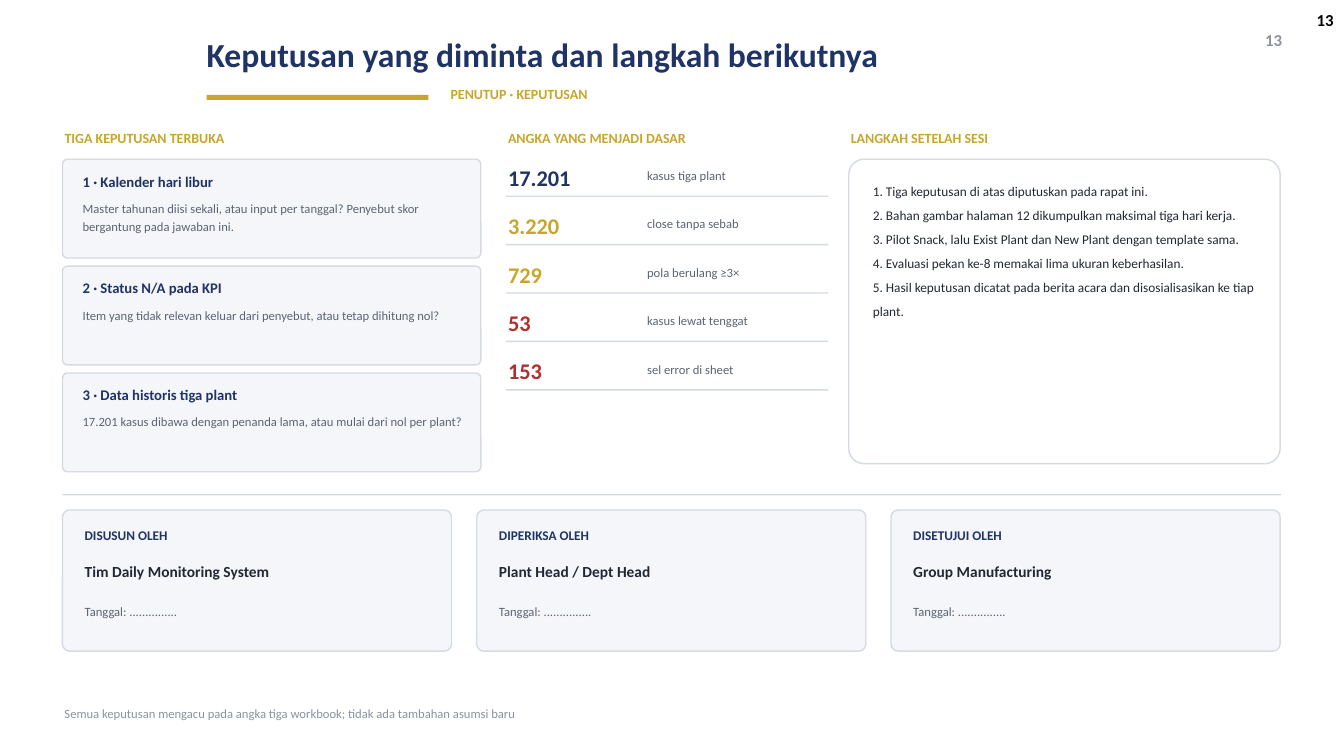
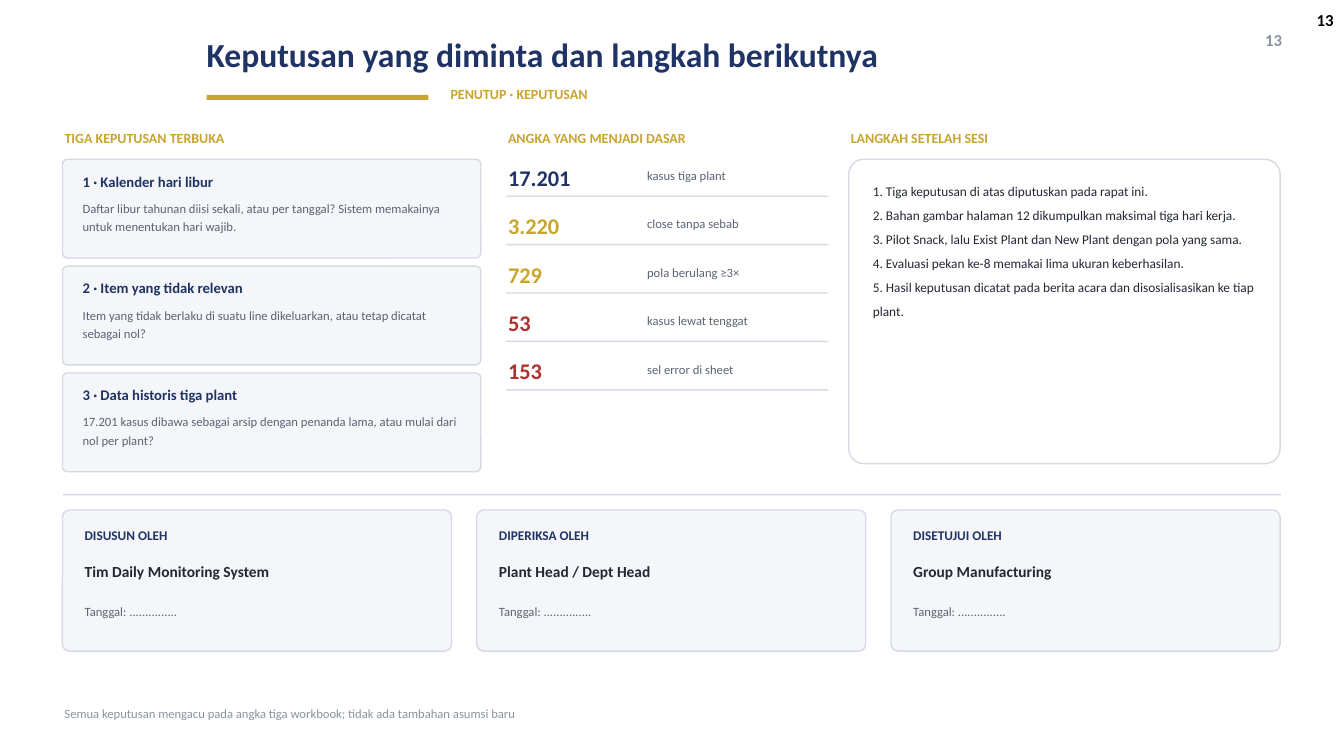
Before and after one commit to GalaxyDust/DailyMonitoringSystem_App, a slide deck: slide 13 of docs/DMS_Digitalisasi_v1.pptx. Drawn at 1344x756 pixels with LibreOffice and Linux fonts; fonts in the diff are those of the drawing; background and template pictures are left out. Boxes give left, top, right and bottom in pixels: in the first picture for what was removed or moved away, otherwise in the second. Text is boxed around its words. In the diff, an @@ line names an element or a change of style, - is before the commit and + after.

Commit message:
docs(ppt): geser fokus deck dari rumus ke peran sistem menggantikan pekerjaan manual

```diff
--- a/docs/DMS_Digitalisasi_v1.pptx
+++ b/docs/DMS_Digitalisasi_v1.pptx
@@ text at (83, 204, 440, 233): text changed @@
-Master tahunan diisi sekali, atau input per tanggal? Penyebut skor bergantung pada jawaban ini.
+Daftar libur tahunan diisi sekali, atau per tanggal? Sistem memakainya untuk menentukan hari wajib.
@@ text at (873, 234, 1242, 247): text changed @@
-3. Pilot Snack, lalu Exist Plant dan New Plant dengan template sama.
+3. Pilot Snack, lalu Exist Plant dan New Plant dengan pola yang sama.
@@ text at (83, 282, 243, 296): text changed @@
-2 · Status N/A pada KPI
+2 · Item yang tidak relevan
@@ text at (83, 311, 426, 340): text changed @@
-Item yang tidak relevan keluar dari penyebut, atau tetap dihitung nol?
+Item yang tidak berlaku di suatu line dikeluarkan, atau tetap dicatat sebagai nol?
@@ text at (83, 417, 457, 447): text changed @@
-17.201 kasus dibawa dengan penanda lama, atau mulai dari nol per plant?
+17.201 kasus dibawa sebagai arsip dengan penanda lama, atau mulai dari nol per plant?
```
Also in this commit, not shown: 10 other slides changed, 2 slides added, 2 slides removed, 1 other file.
